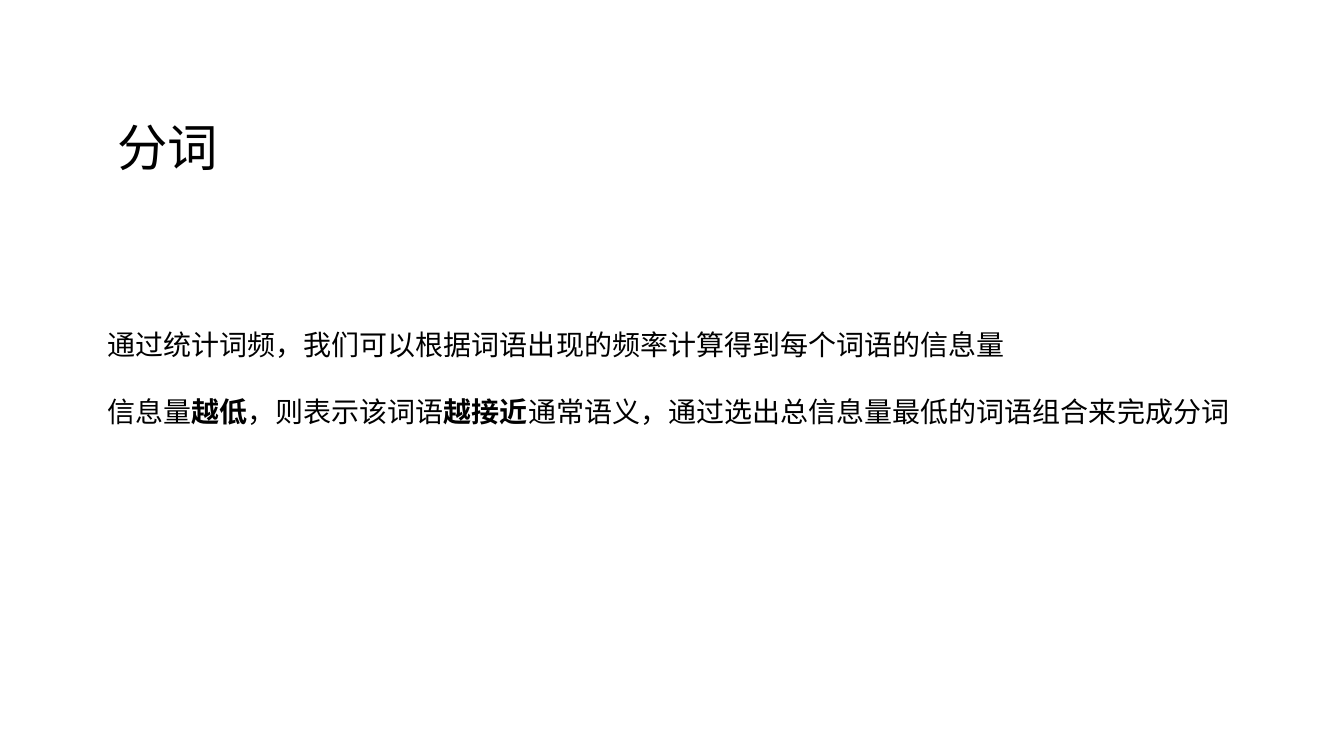
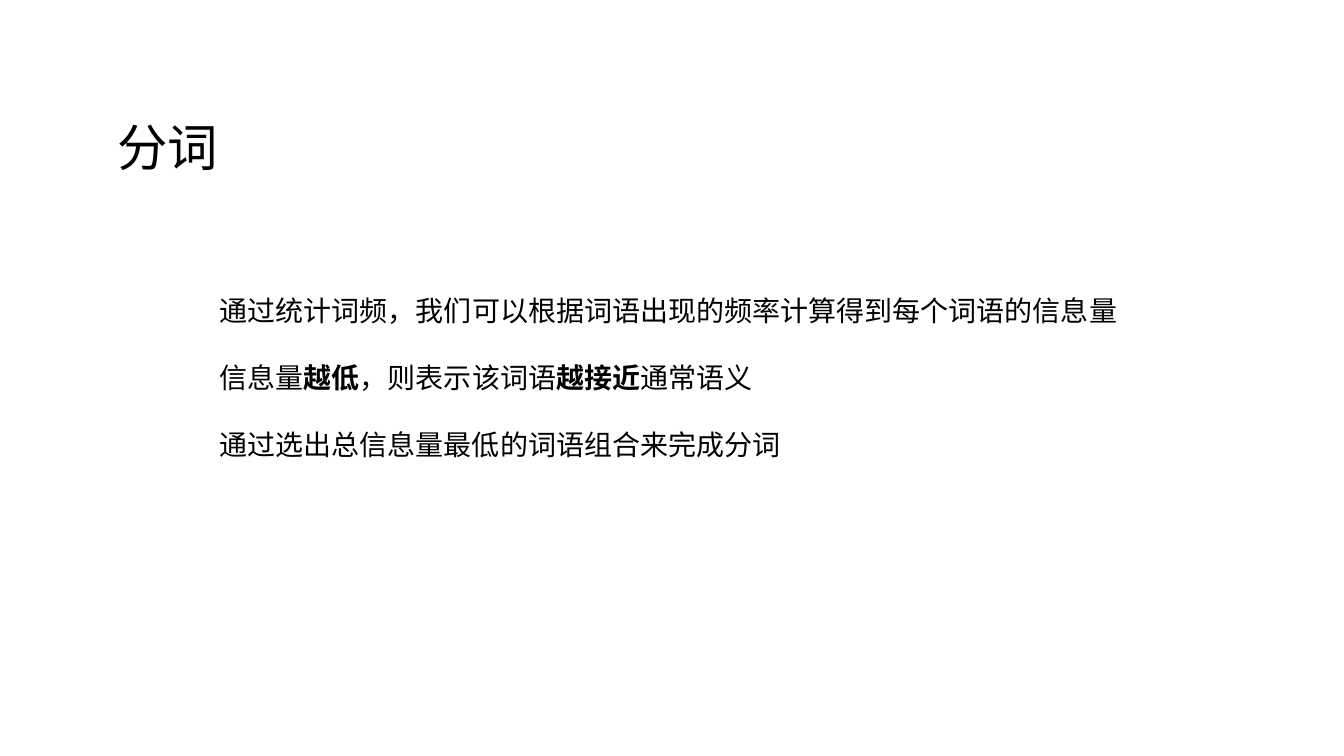
Before and after one commit to MU001999/maaath, a slide deck: slide 9 of docs/数据结构.pptx (slide 7 before the commit). Drawn at 1344x756 pixels with LibreOffice and Linux fonts; fonts in the diff are those of the drawing. Boxes give left, top, right and bottom in pixels: in the first picture for what was removed or moved away, otherwise in the second. Text is boxed around its words. In the diff, an @@ line names an element or a change of style, - is before the commit and + after.

```diff
--- a/docs/数据结构.pptx
+++ b/docs/数据结构.pptx
@@ text "通过统计词频，我们可以根据词语出现的频率计算得到每个词语的信息量": place and size @@
-text "通过统计词频，我们可以根据词语出现的频率计算得到每个词语的信息量" at box(107, 331, 1229, 425)
+text "通过统计词频，我们可以根据词语出现的频率计算得到每个词语的信息量" at box(220, 297, 1117, 458)
@@ text at box(220, 364, 781, 458): text changed @@
-信息量越低，则表示该词语越接近通常语义，通过选出总信息量最低的词语组合来完成分词
+信息量越低，则表示该词语越接近通常语义
+通过选出总信息量最低的词语组合来完成分词
```
Also in this commit, not shown: 4 other slides changed, 4 slides added, 1 other file.
